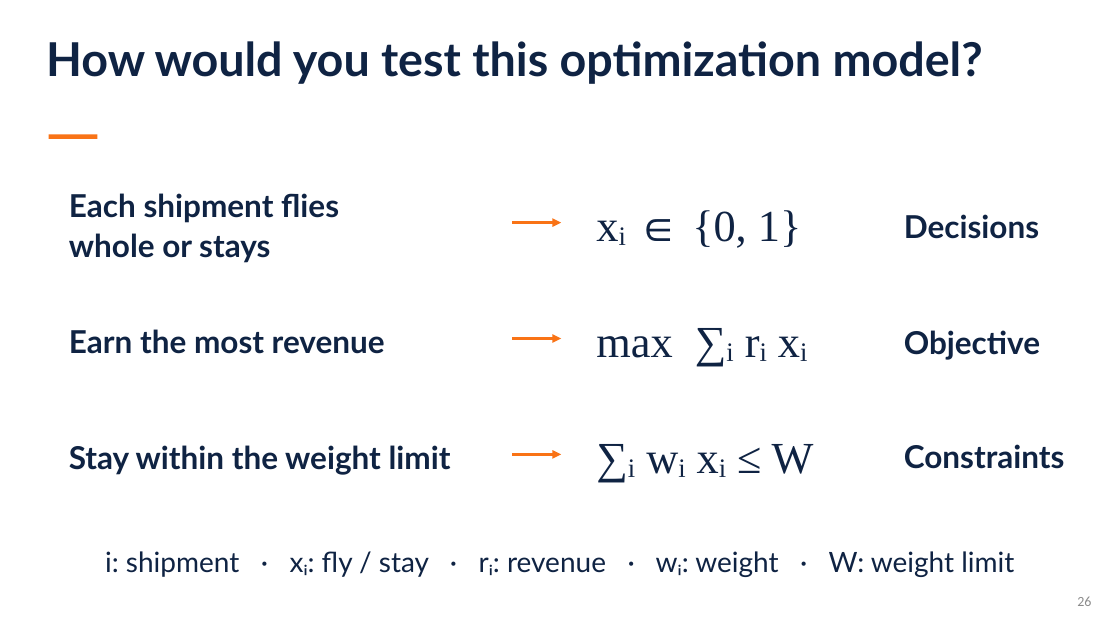
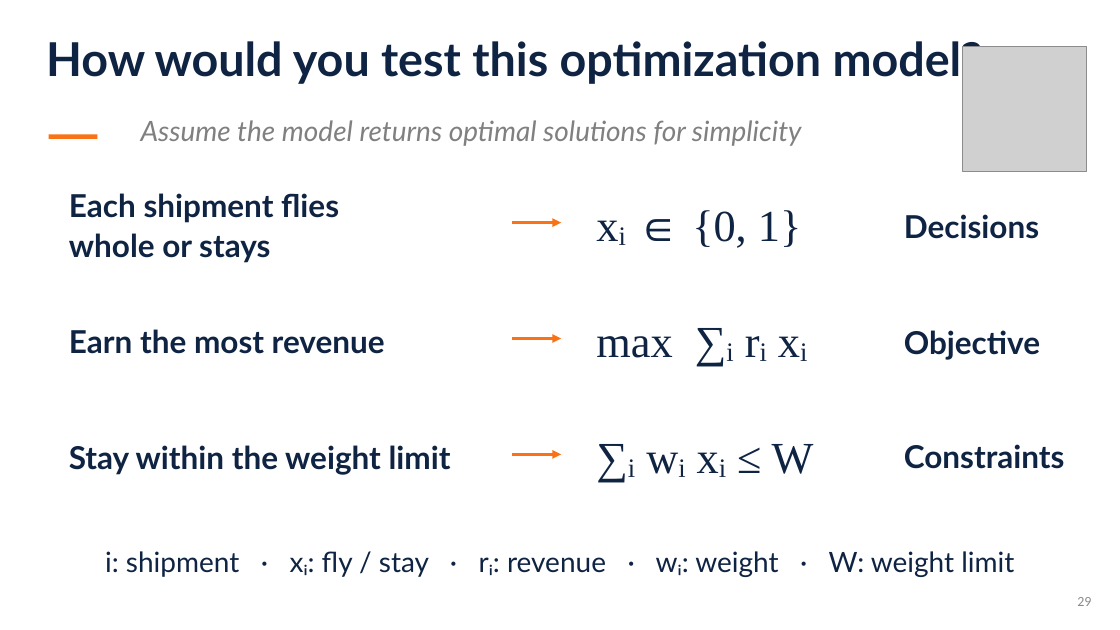
Before and after one commit to sefop/sefop-training-hub, a slide deck: slide 29 of workshops/2026-11-06-cal_poly/sefop-cal-poly.pptx (slide 26 before the commit). Drawn at 1120x630 pixels with LibreOffice and Linux fonts; fonts in the diff are those of the drawing; grey boxes stand for pictures. Boxes give left, top, right and bottom in pixels: in the first picture for what was removed or moved away, otherwise in the second. Text is boxed around its words. In the diff, an @@ line names an element or a change of style, - is before the commit and + after.

```diff
--- a/workshops/2026-11-06-cal_poly/sefop-cal-poly.pptx
+++ b/workshops/2026-11-06-cal_poly/sefop-cal-poly.pptx
@@ picture added at [963,47,1087,171] @@
@@ text added at [141,120,802,146], 24 pt, text #808080, italic @@
+Assume the model returns optimal solutions for simplicity
@@ page number at [1077,597,1091,606]: text changed @@
-26
+29
```
Also in this commit, not shown: 15 other slides changed, 8 slides added, 1 slide removed, 2 other files.
